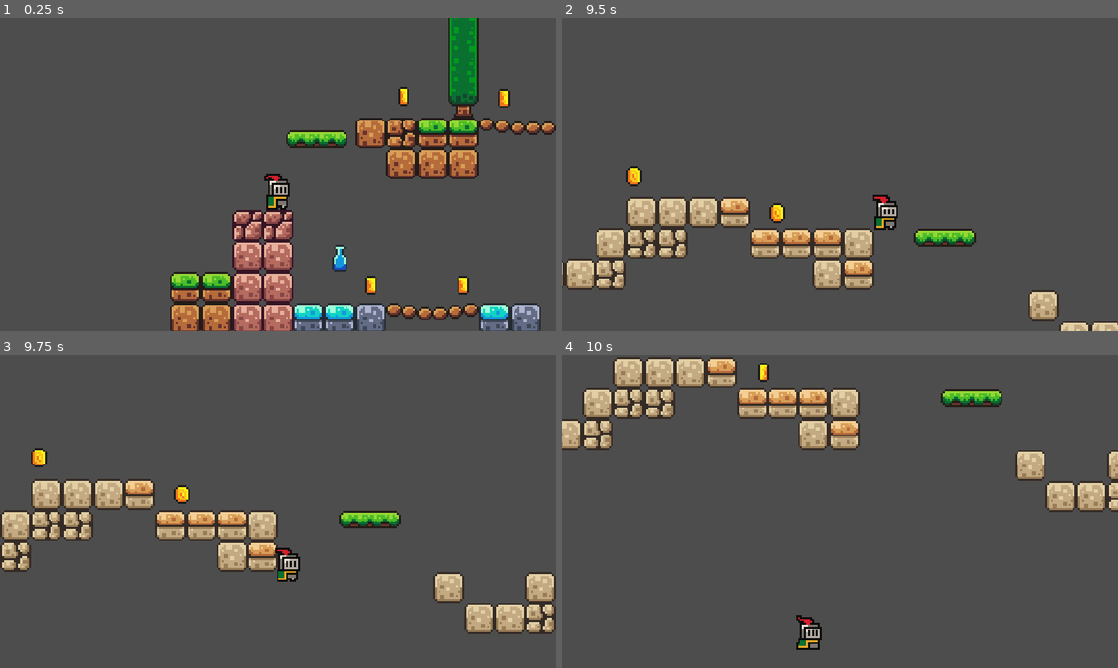
Above: before the commit, frames 1-4 (two rows, left to right).
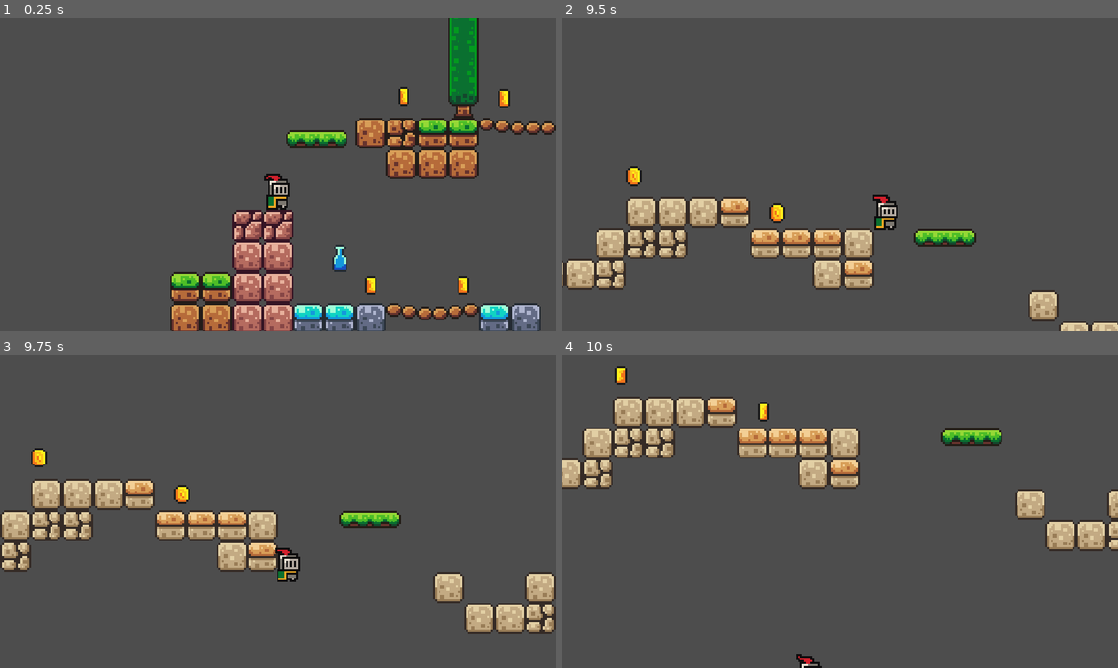
Above: after the commit, the same moments.

Repository: prantikmedhi/GoGoDude
Game: Godot game, scene res://scenes/game.tscn
Same seed, same stepped clock (60 frames per second), same inputs: the game is played once before the commit and once after it.
Inputs (mouse positions are in pixels of both pictures, inside the frame that each line leads up to):
- Up to frame 1 (0.25 s): no input
- Up to frame 2 (9.5 s): tap Enter (ui_accept) at 0.5, 0.77, 1.52, 3.02, 3.77, 4.52, 6.02, 6.77, 7.52, 9.02 s; move the mouse to (962, 158) at 0.52 s; hold Right (ui_right) 0.53-2.03 s; tap Alt every 1.5 s from 0.6 to 8.1 s; click (962, 158) at 0.67 s; move the mouse to (728, 190) at 1.27 s; tap Shift every 1.5 s from 1.35 to 8.85 s; move the mouse to (895, 105) at 2.02 s; hold Left (ui_left) 2.03-2.78 s; move the mouse to (812, 237) at 2.77 s; hold Right (ui_right) 2.78-4.28 s; click (812, 237) at 2.92 s; move the mouse to (1006, 221) at 3.52 s; move the mouse to (673, 127) at 4.27 s; hold Left (ui_left) 4.28-5.03 s; move the mouse to (867, 174) at 5.02 s; hold Right (ui_right) 5.03-5.78 s; click (867, 174) at 5.17 s; move the mouse to (756, 96) at 5.77 s; hold Left (ui_left) 5.78-7.28 s; move the mouse to (962, 158) at 6.52 s; move the mouse to (728, 190) at 7.27 s; hold Right (ui_right) from 7.28 s (still down); click (728, 190) at 7.42 s; move the mouse to (895, 105) at 8.02 s; move the mouse to (812, 237) at 8.77 s
- Up to frame 3 (9.75 s): move the mouse to (444, 558) at 9.52 s; release Right (ui_right) at 9.53 s; hold Left (ui_left) from 9.53 s (still down); tap Alt at 9.6 s; click (444, 558) at 9.67 s
- Up to frame 4 (10 s): keep holding Left (ui_left); tap Enter (ui_accept) at 9.77 s

Frames 1-3 are identical in both runs. In frame 4, 19% of the frame differs, in the area x 0-100%, y 0-100%.

Commit message:
Implementing kill zone

Diff:
--- a/scenes/game.tscn
+++ b/scenes/game.tscn
@@ -4,6 +4,7 @@
 [ext_resource type="Texture2D" uid="uid://5kuk8i5aw0o5" path="res://assets/sprites/world_tileset.png" id="2_yqjtg"]
 [ext_resource type="PackedScene" uid="uid://bxe2pim6ghd6m" path="res://scenes/platform.tscn" id="3_lnu2h"]
 [ext_resource type="PackedScene" uid="uid://c5l3q8xyqsaf1" path="res://scenes/coin.tscn" id="4_lbhrr"]
+[ext_resource type="PackedScene" uid="uid://yjgqacifxq5d" path="res://scenes/killzone.tscn" id="5_iywne"]
 
 [sub_resource type="TileSetAtlasSource" id="TileSetAtlasSource_lnu2h"]
 texture = ExtResource("2_yqjtg")
@@ -197,6 +198,8 @@
 &"move": SubResource("Animation_lbhrr")
 }
 
+[sub_resource type="WorldBoundaryShape2D" id="WorldBoundaryShape2D_3qruc"]
+
 [node name="Game" type="Node2D" unique_id=289109778]
 
 [node name="TileMap" type="TileMap" parent="." unique_id=1459782904]
@@ -210,6 +213,8 @@
 [node name="Camera2D" type="Camera2D" parent="Player" unique_id=303175192]
 position = Vector2(0, -8)
 zoom = Vector2(4, 4)
+limit_bottom = 400
+limit_smoothed = true
 position_smoothing_enabled = true
 
 [node name="Platform" parent="." unique_id=1823515899 instance=ExtResource("3_lnu2h")]
@@ -254,3 +259,9 @@
 
 [node name="Coin11" parent="." unique_id=53076431 instance=ExtResource("4_lbhrr")]
 position = Vector2(430, 248)
+
+[node name="Killzone" parent="." unique_id=2011775287 instance=ExtResource("5_iywne")]
+
+[node name="CollisionShape2D" type="CollisionShape2D" parent="Killzone" unique_id=402737849]
+position = Vector2(213, 343)
+shape = SubResource("WorldBoundaryShape2D_3qruc")
--- /dev/null
+++ b/scenes/killzone.tscn
@@ -0,0 +1,14 @@
+[gd_scene format=3 uid="uid://yjgqacifxq5d"]
+
+[ext_resource type="Script" uid="uid://cy0nabnmj26vw" path="res://scripts/killzone.gd" id="1_xlapc"]
+
+[node name="Killzone" type="Area2D" unique_id=2011775287]
+collision_mask = 2
+script = ExtResource("1_xlapc")
+
+[node name="Timer" type="Timer" parent="." unique_id=1795255765]
+wait_time = 0.06
+one_shot = true
+
+[connection signal="body_entered" from="." to="." method="_on_body_entered"]
+[connection signal="timeout" from="Timer" to="." method="_on_timer_timeout"]
--- /dev/null
+++ b/scripts/killzone.gd
@@ -0,0 +1,12 @@
+extends Area2D
+
+@onready var timer: Timer = $Timer
+
+
+
+func _on_body_entered():
+	print("You died!")
+	timer.start()
+
+func _on_timer_timeout():
+	get_tree().reload_current_scene()
Not shown, added: scripts/killzone.gd.uid
